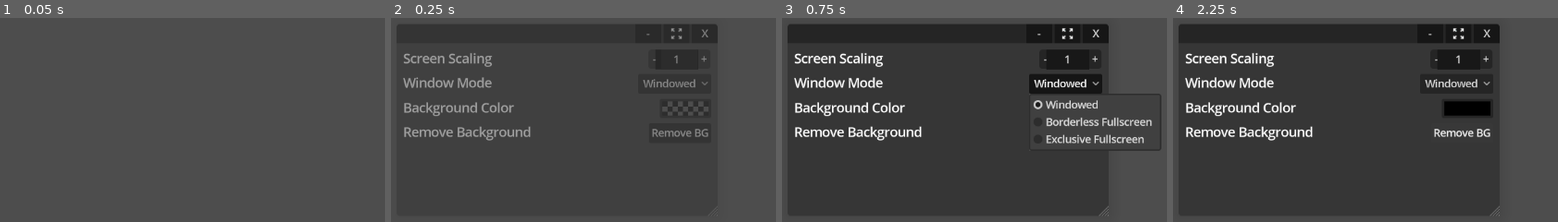
Above: before the commit, frames 1-4 (left to right).
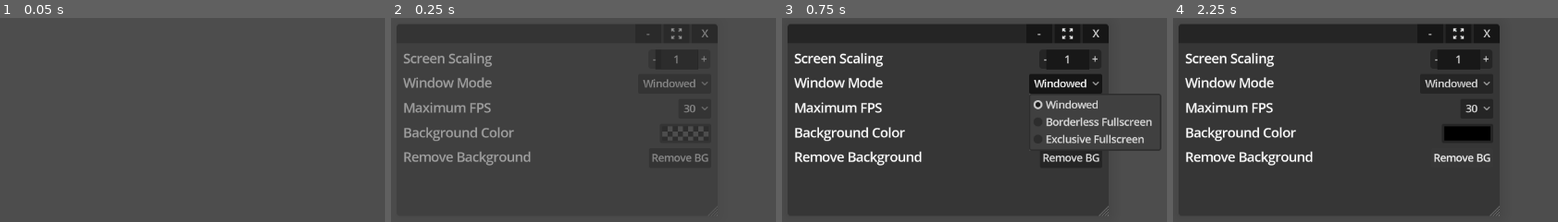
Above: after the commit, the same moments.

Repository: popcar2/GodotOS
Game: Godot game, scene res://Scenes/Window/Settings Window/settings_window.tscn
Two runs of this game, one before a commit and one after it. Both use one fixed random seed, a clock stepped at 60 frames per second and the inputs below. This scene is started directly instead of the project's main scene.
Inputs:
- Up to frame 1 (0.05 s): no input
- Up to frame 2 (0.25 s): no input
- Up to frame 3 (0.75 s): click "Windowed" at 0.5 s
- Up to frame 4 (2.25 s): click "Windowed" (after the commit: "30") at 1.25 s; click "Remove BG" at 2 s

Frame 1 is identical in both runs. In frame 2, 3.2% of the frame differs, in the area x 3-83%, y 41-73%; in frame 3, 3.2%; in frame 4, 5.0%, in the area x 3-83%, y 40-73%.
Error in both runs: Attempt to call function 'remove_wallpaper' in base 'null instance' on a null instance. (res://Scenes/Window/Settings)

Commit message:
Disable vsync due to input lag, add max FPS setting

Diff:
--- a/Scenes/Autoloads/Default Values/default_values.gd
+++ b/Scenes/Autoloads/Default Values/default_values.gd
@@ -7,6 +7,15 @@
 
 func _ready() -> void:
 	DisplayServer.window_set_min_size(Vector2i(600, 525))
+
+	#NOTE: Vsync is disabled due to input lag: https://github.com/godotengine/godot/issues/75830
+	#NOTE: Web can't get screen refresh rate
+	var new_max_fps: int = int(DisplayServer.screen_get_refresh_rate())
+	if new_max_fps == -1:
+		Engine.max_fps = 60
+	else:
+		Engine.max_fps = new_max_fps
+
 
 	if wallpaper == null or background_color_rect == null:
 		printerr("default_values.gd: Couldn't find wallpaper (are you debugging a scene?)")
--- /dev/null
+++ b/Scenes/Window/Settings Window/max_fps_options.gd
@@ -0,0 +1,29 @@
+extends OptionButton
+
+func _ready() -> void:
+	var index: int
+	match Engine.max_fps:
+		30: index = 0
+		60: index = 1
+		90: index = 2
+		120: index = 3
+		144: index = 4
+		165: index = 5
+		240: index = 6
+		360: index = 7
+
+	selected = index
+
+func _on_item_selected(index: int) -> void:
+	var new_fps: int
+	match index:
+		0: new_fps = 30
+		1: new_fps = 60
+		2: new_fps = 90
+		3: new_fps = 120
+		4: new_fps = 144
+		5: new_fps = 165
+		6: new_fps = 240
+		7: new_fps = 360
+
+	Engine.max_fps = new_fps
--- a/Scenes/Window/Settings Window/settings_window.tscn
+++ b/Scenes/Window/Settings Window/settings_window.tscn
@@ -1,9 +1,10 @@
-[gd_scene load_steps=16 format=3 uid="uid://5sdddkl3mfbw"]
+[gd_scene load_steps=17 format=3 uid="uid://5sdddkl3mfbw"]
 
 [ext_resource type="PackedScene" uid="uid://cojrqff5vocjv" path="res://Scenes/Window/Window.tscn" id="1_rx4sm"]
 [ext_resource type="Script" path="res://Scenes/Window/Settings Window/scaling_spinbox.gd" id="2_a71vs"]
 [ext_resource type="Script" path="res://Scenes/Window/Settings Window/window_options.gd" id="3_7t58g"]
 [ext_resource type="Script" path="res://Scenes/Window/Settings Window/background_color_picker.gd" id="4_vnxcp"]
+[ext_resource type="Script" path="res://Scenes/Window/Settings Window/max_fps_options.gd" id="4_xp0bf"]
 [ext_resource type="Script" path="res://Scenes/Window/Settings Window/remove_wallpaper.gd" id="5_p360g"]
 
 [sub_resource type="StyleBoxFlat" id="StyleBoxFlat_g2ist"]
@@ -185,7 +186,43 @@
 popup/item_2/id = 2
 script = ExtResource("3_7t58g")
 
-[node name="Background Color" type="HBoxContainer" parent="ScrollContainer/MarginContainer/VBoxContainer" index="2"]
+[node name="Max Framerate" type="HBoxContainer" parent="ScrollContainer/MarginContainer/VBoxContainer" index="2"]
+layout_mode = 2
+size_flags_vertical = 0
+
+[node name="RichTextLabel" type="RichTextLabel" parent="ScrollContainer/MarginContainer/VBoxContainer/Max Framerate" index="0"]
+custom_minimum_size = Vector2(0, 30)
+layout_mode = 2
+size_flags_horizontal = 3
+mouse_filter = 2
+theme_override_font_sizes/normal_font_size = 20
+text = "Maximum FPS"
+
+[node name="WindowOptions" type="OptionButton" parent="ScrollContainer/MarginContainer/VBoxContainer/Max Framerate" index="1"]
+layout_mode = 2
+focus_mode = 0
+item_count = 8
+selected = 0
+fit_to_longest_item = false
+popup/item_0/text = "30"
+popup/item_0/id = 0
+popup/item_1/text = "60"
+popup/item_1/id = 1
+popup/item_2/text = "90"
+popup/item_2/id = 2
+popup/item_3/text = "120"
+popup/item_3/id = 3
+popup/item_4/text = "144"
+popup/item_4/id = 4
+popup/item_5/text = "165"
+popup/item_5/id = 5
+popup/item_6/text = "240"
+popup/item_6/id = 6
+popup/item_7/text = "360"
+popup/item_7/id = 7
+script = ExtResource("4_xp0bf")
+
+[node name="Background Color" type="HBoxContainer" parent="ScrollContainer/MarginContainer/VBoxContainer" index="3"]
 layout_mode = 2
 size_flags_vertical = 0
 
@@ -205,7 +242,7 @@
 edit_alpha = false
 script = ExtResource("4_vnxcp")
 
-[node name="Remove Wallpaper" type="HBoxContainer" parent="ScrollContainer/MarginContainer/VBoxContainer" index="3"]
+[node name="Remove Wallpaper" type="HBoxContainer" parent="ScrollContainer/MarginContainer/VBoxContainer" index="4"]
 layout_mode = 2
 size_flags_vertical = 0
 
@@ -229,5 +266,6 @@
 [connection signal="mouse_exited" from="ScrollContainer/MarginContainer/VBoxContainer/Screen Scaling/Control/ScalingSpinbox" to="ScrollContainer/MarginContainer/VBoxContainer/Screen Scaling/Control/ScalingSpinbox" method="_on_mouse_exited"]
 [connection signal="value_changed" from="ScrollContainer/MarginContainer/VBoxContainer/Screen Scaling/Control/ScalingSpinbox" to="ScrollContainer/MarginContainer/VBoxContainer/Screen Scaling/Control/ScalingSpinbox" method="_on_value_changed"]
 [connection signal="item_selected" from="ScrollContainer/MarginContainer/VBoxContainer/Window Mode/WindowOptions" to="ScrollContainer/MarginContainer/VBoxContainer/Window Mode/WindowOptions" method="_on_item_selected"]
+[connection signal="item_selected" from="ScrollContainer/MarginContainer/VBoxContainer/Max Framerate/WindowOptions" to="ScrollContainer/MarginContainer/VBoxContainer/Max Framerate/WindowOptions" method="_on_item_selected"]
 [connection signal="color_changed" from="ScrollContainer/MarginContainer/VBoxContainer/Background Color/BackgroundColorPicker" to="ScrollContainer/MarginContainer/VBoxContainer/Background Color/BackgroundColorPicker" method="_on_color_changed"]
 [connection signal="pressed" from="ScrollContainer/MarginContainer/VBoxContainer/Remove Wallpaper/RemoveWallpaper" to="ScrollContainer/MarginContainer/VBoxContainer/Remove Wallpaper/RemoveWallpaper" method="_on_pressed"]
--- a/project.godot
+++ b/project.godot
@@ -32,6 +32,10 @@
 [debug]
 
 gdscript/warnings/untyped_declaration=1
+
+[display]
+
+window/vsync/vsync_mode=0
 
 [file_customization]
 
